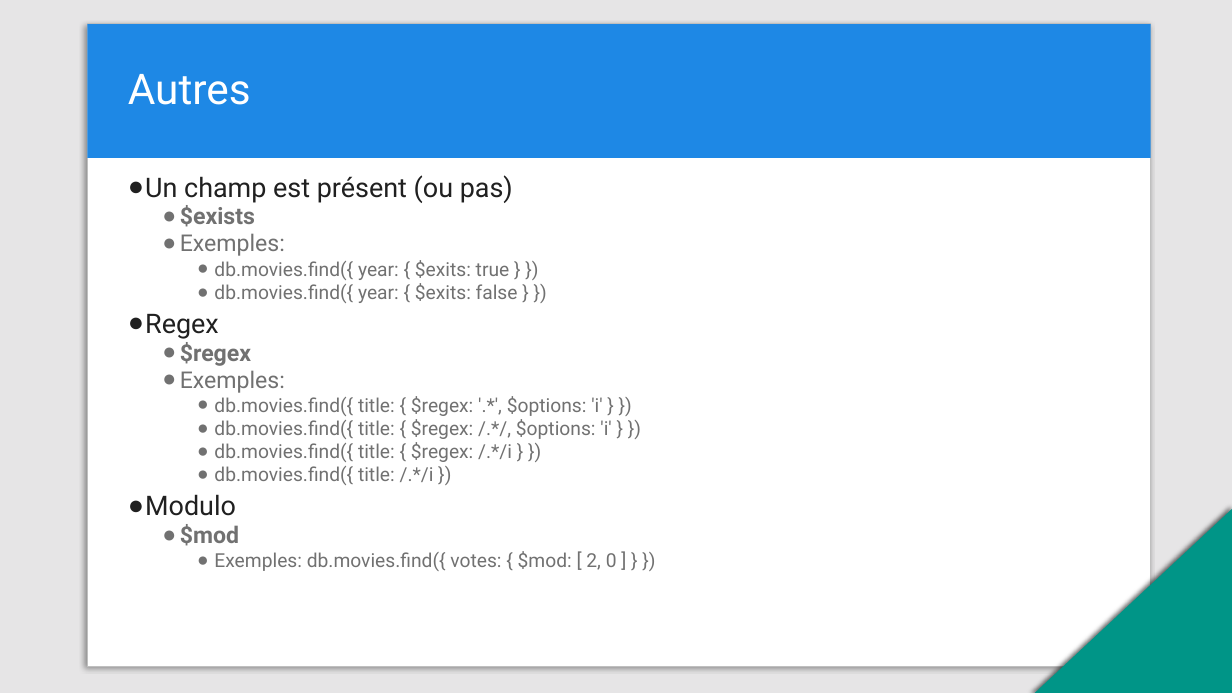
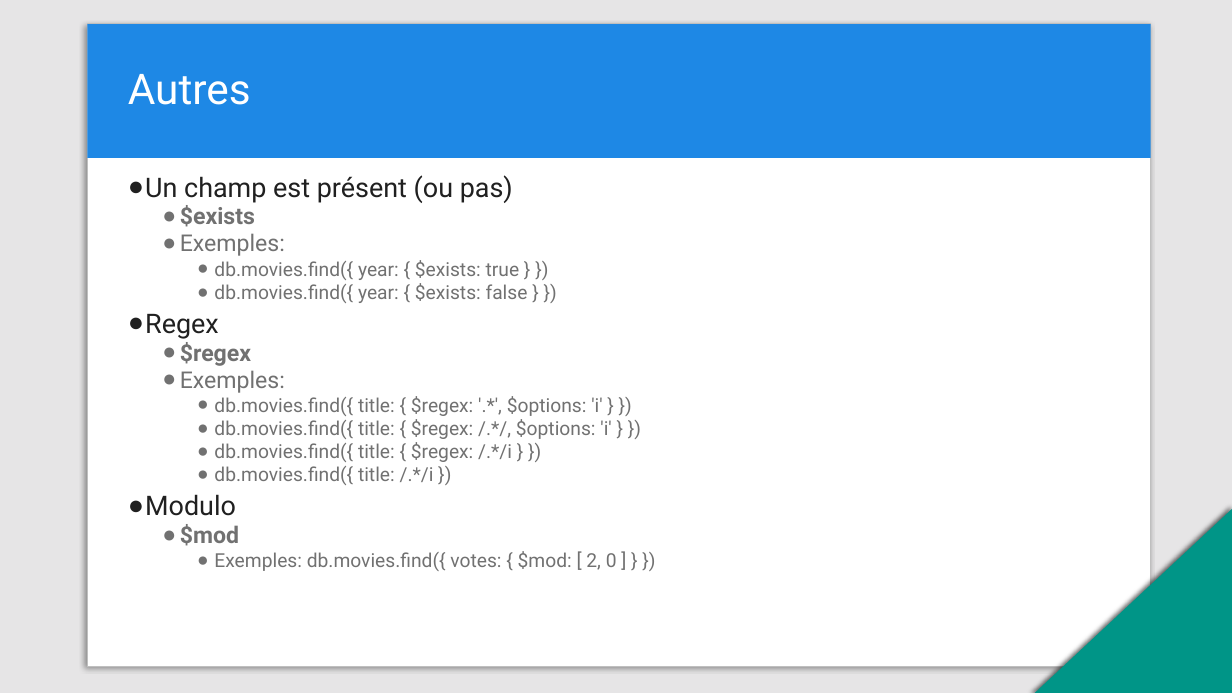
Before and after one commit to dohr-michael/training-mongodb, a slide deck: slide 15 of MongoDB-CRUD.pptx. Drawn at 1232x693 pixels with LibreOffice and Linux fonts; fonts in the diff are those of the drawing. Boxes give left, top, right and bottom in pixels: in the first picture for what was removed or moved away, otherwise in the second. Text is boxed around its words. In the diff, an @@ line names an element or a change of style, - is before the commit and + after.

```diff
--- a/MongoDB-CRUD.pptx
+++ b/MongoDB-CRUD.pptx
@@ text at (214,260,528,303): text changed @@
-    ● db.movies.find({ year: { $exits: true } })
-    ● db.movies.find({ year: { $exits: false } })
+    ● db.movies.find({ year: { $exists: true } })
+    ● db.movies.find({ year: { $exists: false } })
```
Also in this commit, not shown: 13 other slides changed.
